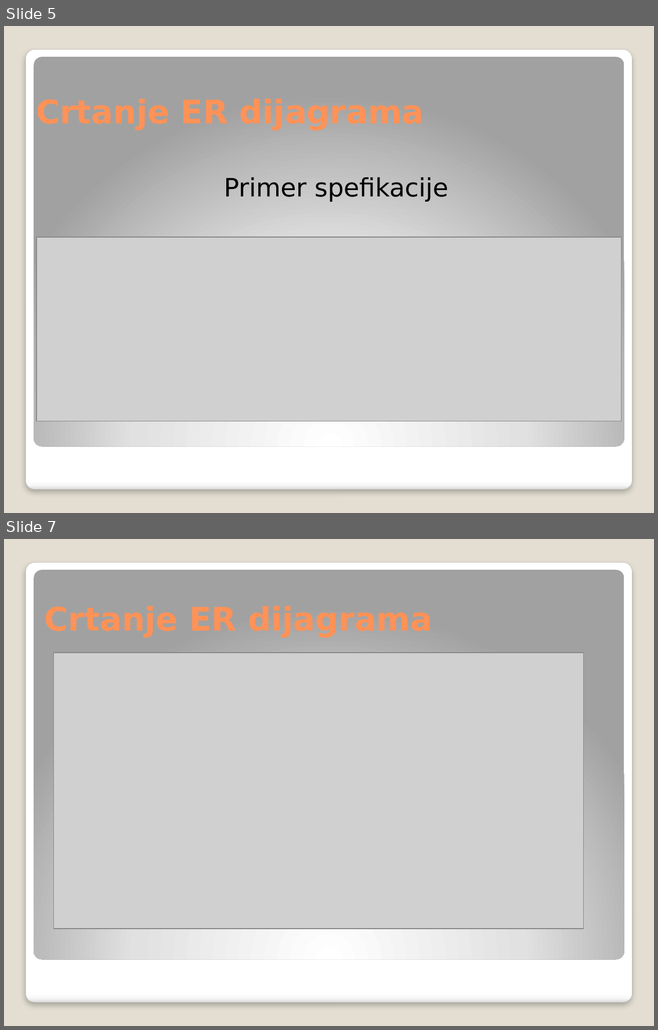
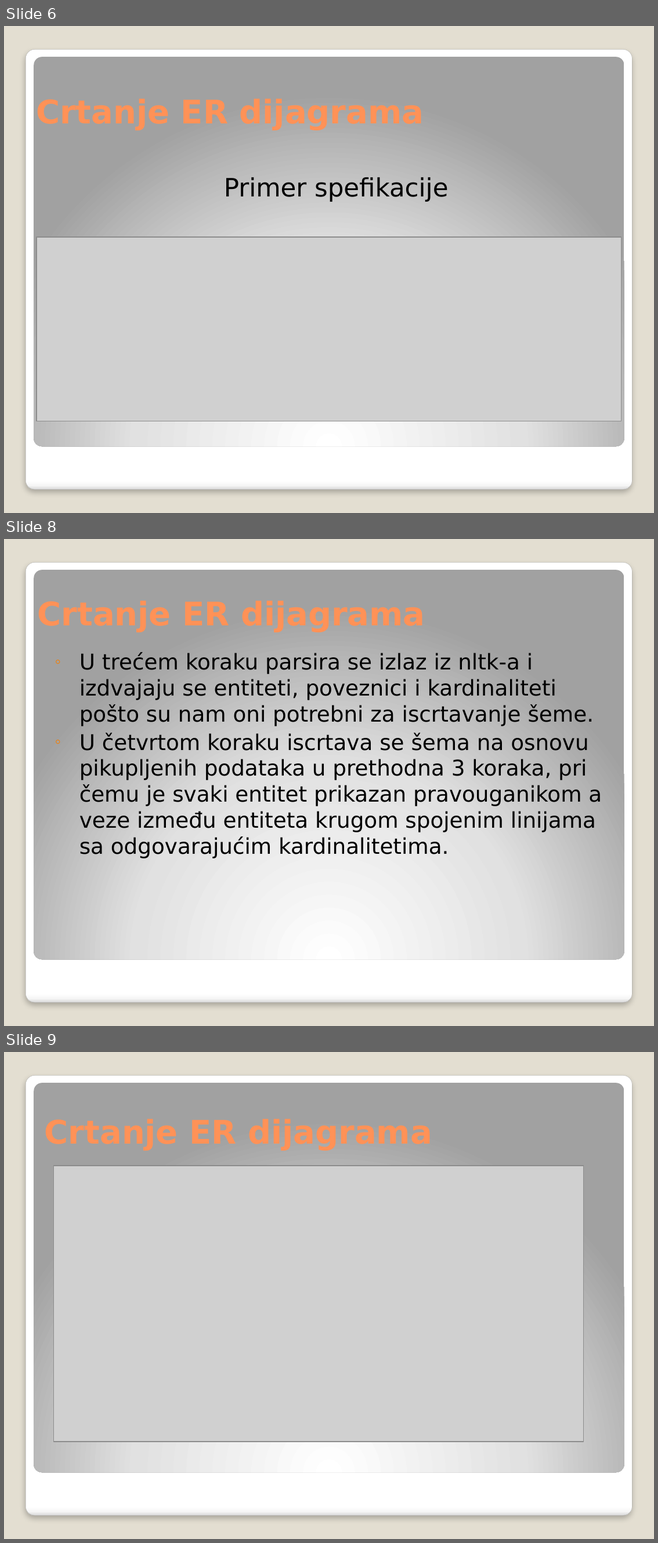
Before and after one commit to KovacevicMarko/Soft-computing, a slide deck: SOFT-finalna specifikacija.pptx. Shown one above the other, each under a label of ours: slides 5 and 7 before the commit, slides 6, 8 and 9 after it; the slides between them are not shown. The pictures are 658x1030 and 658x1543 pixels, drawn with LibreOffice and Linux fonts; fonts in the diff are those of the drawing; grey boxes stand for pictures. Boxes give left, top, right and bottom in pixels: in the first picture for what was removed or moved away, otherwise in the second. Text is boxed around its words. In the diff, an @@ line names an element or a change of style, - is before the commit and + after.

```diff
--- a/SOFT-finalna specifikacija.pptx
+++ b/SOFT-finalna specifikacija.pptx
@@ slide 8 added at <box>4,539,654,1026</box>, background #E3DED1; not listed: 2 template elements that a slide beside it also shows @@
@@ text added at <box>79,652,601,859</box>, 24 pt, text #000000 @@
+  ◦ U trećem koraku parsira se izlaz iz nltk-a i izdvajaju se entiteti, poveznici i kardinaliteti pošto su nam oni potrebni za iscrtavanje šeme.
+  ◦ U četvrtom koraku iscrtava se šema na osnovu pikupljenih podataka u prethodna 3 koraka, pri čemu je svaki entitet prikazan pravouganikom a veze između entiteta krugom spojenim linijama sa odgovarajućim kardinalitetima.
@@ what was slide 5 is now slide 6 @@
@@ what was slide 7 is now slide 9 @@
```
Also in this commit, not shown: 1 slide changed, 3 other slides added, 2 slides removed, 1 other file.
